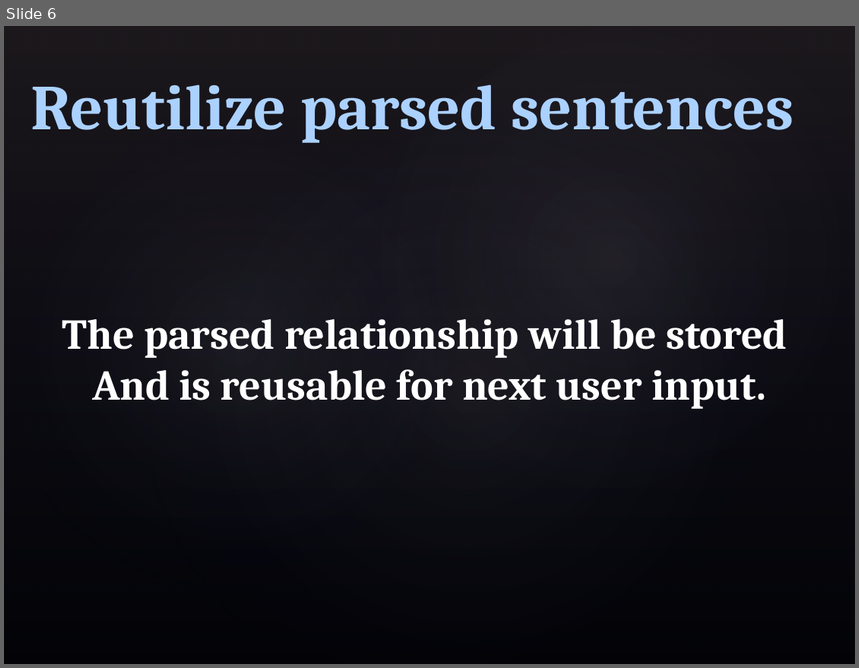
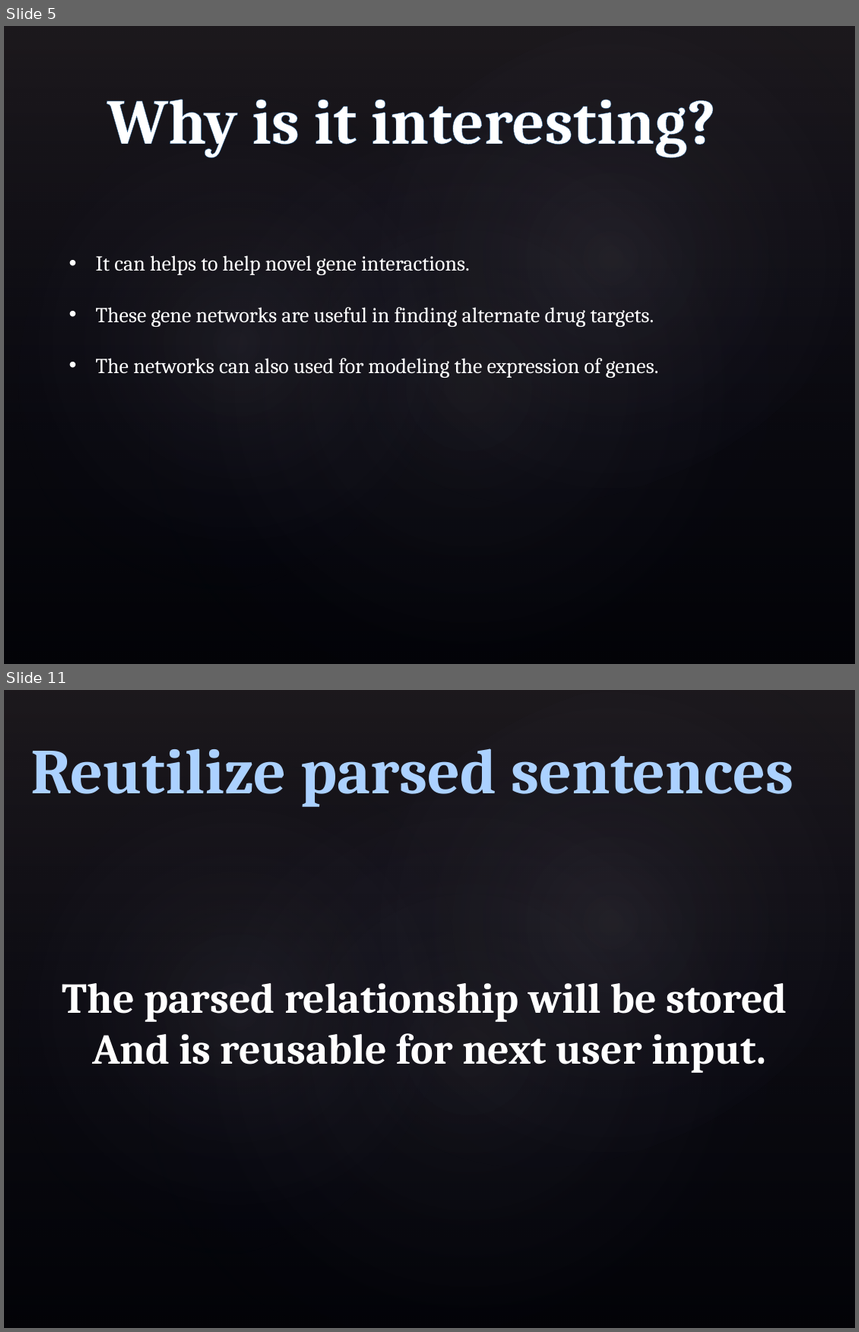
Before and after one commit to philloooo/stringAlgo-project, a slide deck: workflow.pptx. Shown one above the other, each under a label of ours: slide 6 before the commit, slides 5 and 11 after it; the slides between them are not shown. The pictures are 859x668 and 859x1332 pixels, drawn with LibreOffice and Linux fonts; fonts in the diff are those of the drawing; background and template pictures are left out. Boxes give left, top, right and bottom in pixels: in the first picture for what was removed or moved away, otherwise in the second. Text is boxed around its words. In the diff, an @@ line names an element or a change of style, - is before the commit and + after.

```diff
--- a/workflow.pptx
+++ b/workflow.pptx
@@ slide 5 added at [4,26,855,664], background picture (left out); not listed: 4 template elements that a slide beside it also shows @@
@@ text added at [107,99,716,157], 54 pt, text #FFFFFF, bold @@
+Why is it interesting?
@@ text added at [96,256,659,378], 18 pt, text #FFFFFF @@
+• It can helps to help novel gene interactions.
+• These gene networks are useful in finding alternate drug targets.
+• The networks can also used for modeling the expression of genes.
@@ what was slide 6 is now slide 11 @@
```
Also in this commit, not shown: 4 slides changed, 5 other slides added, 1 slide removed, 36 other files.
